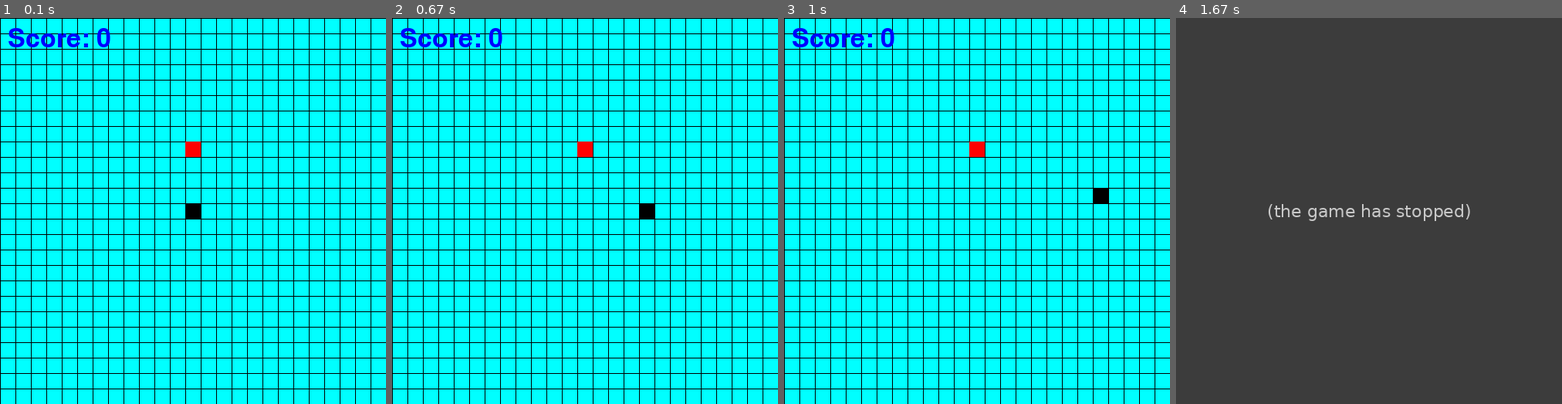
Above: before the commit, frames 1-4 (left to right).
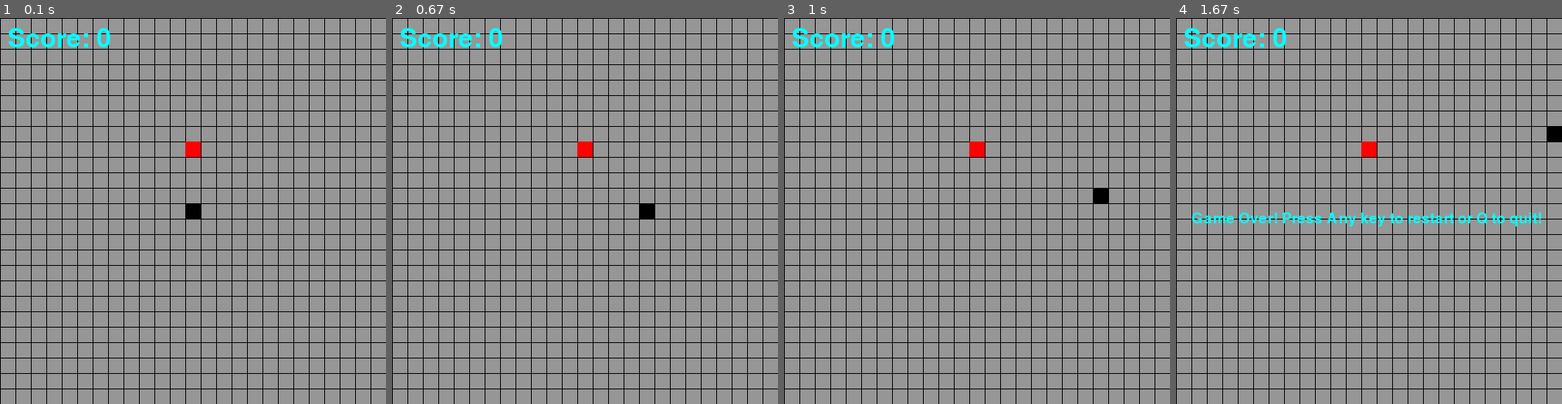
Above: after the commit, the same moments.

Repository: Adamv27/Pygame-Snake
Game: pygame game, started from snake.py
Two runs of this game, one before a commit and one after it. Both use one fixed random seed, a clock stepped at 60 frames per second and the inputs below.
Inputs:
- Up to frame 1 (0.1 s): no input
- Up to frame 2 (0.67 s): hold D from 0.33 s (still down)
- Up to frame 3 (1 s): release D at 0.8 s; hold W from 0.83 s (still down)
- Up to frame 4 (1.67 s): release W at 1.13 s; hold D 1.17-1.63 s

The runs differ from the first frame. In frame 1, 90% of the frame differs, in the area x 0-100%, y 0-100%; in frame 2, 90%; in frame 3, 90%; in frame 4, 100%.
Before the commit the program exited at 1.47 s; later frames show no game.

Commit message:
Add files via upload
Added end game message and ability to restart.

Diff:
--- a/snake.py
+++ b/snake.py
@@ -93,7 +93,7 @@
         self.rect = pygame.Rect(self.x, self.y, 20, 20)
 
     def draw(self, screen):
-        pygame.draw.rect(screen, (255,0,0), (self.x, self.y, self.size, self.size))
+        pygame.draw.rect(screen, (255, 0, 0), (self.x, self.y, self.size, self.size))
 
 
 def draw_grid(screen):
@@ -107,12 +107,12 @@
     score = len(snake.body) - 1
     text = f'Score: {score}'
     font = pygame.font.SysFont(None, 50)
-    display_text = font.render(text, True, (0, 0, 255))
+    display_text = font.render(text, True, (0, 255, 255))
     screen.blit(display_text, (10, 10))
 
 
 def update_screen(screen, snake, food):
-    screen.fill((0, 255, 255))
+    screen.fill((150, 150, 150))
     draw_grid(screen)
     display_score(screen, snake)
     snake.draw(screen)
@@ -120,6 +120,22 @@
     pygame.display.update()
 
 
+def game_over(screen):
+    text = 'Game Over! Press Any key to restart or Q to quit!'
+    font = pygame.font.SysFont(None, 28)
+    display_text = font.render(text, True, (0, 255, 255))
+    screen.blit(display_text, (20, 250))
+    pygame.display.update()
+
+
+def play_again():
+    while True:
+        for event in pygame.event.get():
+            if event.type == pygame.KEYDOWN:
+                if event.key == pygame.K_q:
+                    return False
+                else:
+                    return True
 def main():
     snake = Snake()
     food = Food()
@@ -136,6 +152,7 @@
 
         if not snake.in_bounds():
             break
+
         if snake.on_food(food):
             # Create a new food object when old one was eaten
             food = Food()
@@ -143,7 +160,13 @@
             continue
 
         if snake.on_self():
-            print('collision')
             break
         clock.tick(15)
-main()
+
+while True:
+    main()
+    game_over(screen)
+    time.sleep(1)
+    if not play_again():
+        pygame.quit()
+        break
